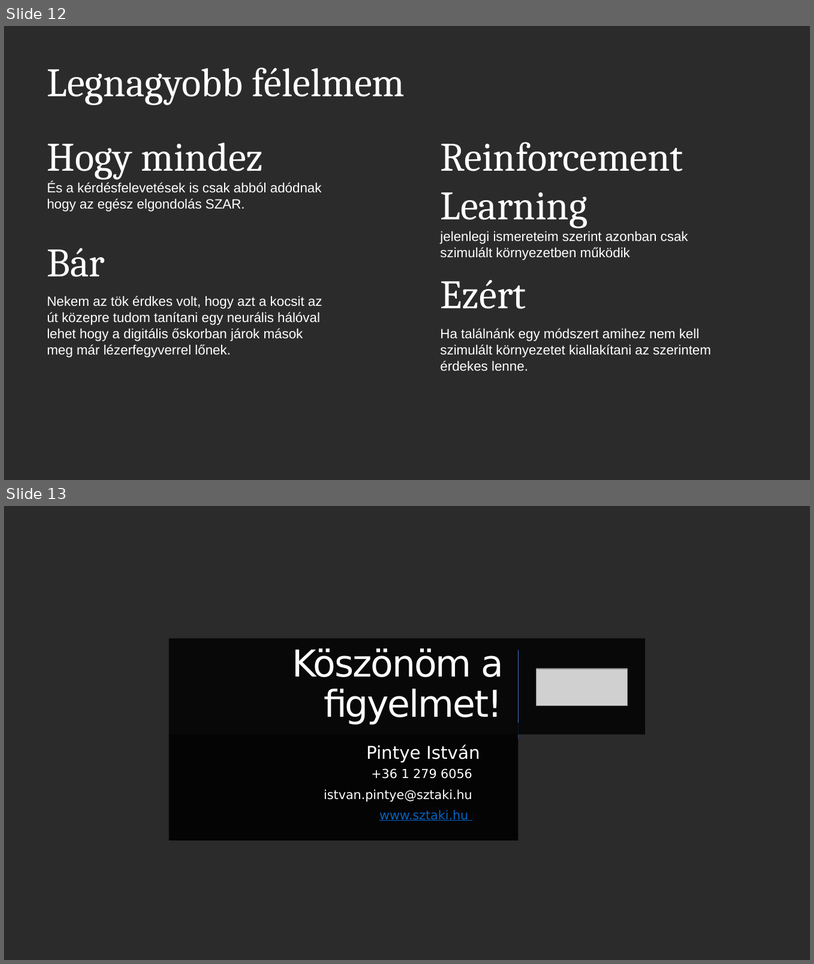
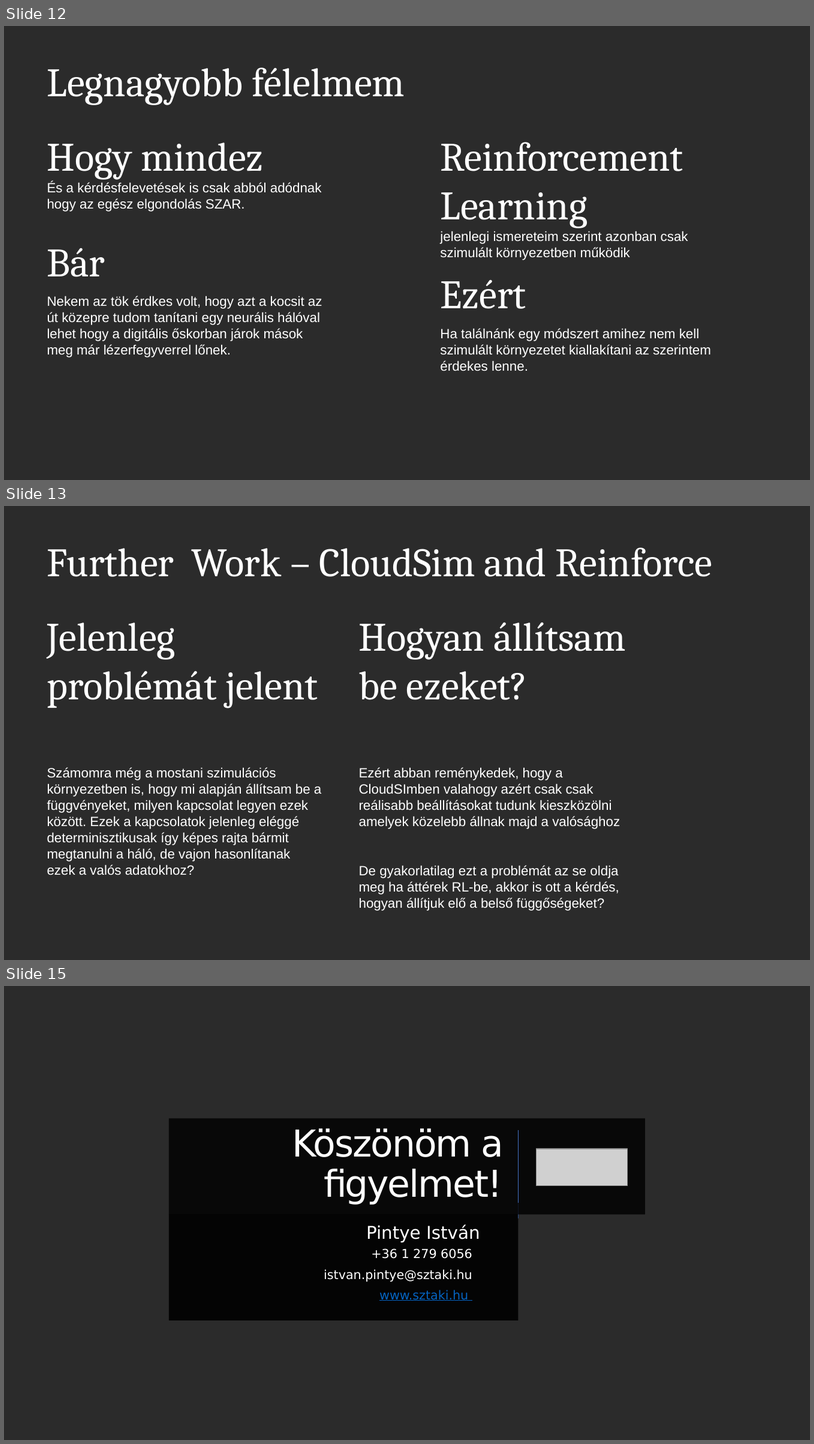
Before and after one commit to JoDeMiro/Micado-Optimizer-Test, a slide deck: ppt/PhD-Tervek-Jozsefnek.pptx. Shown one above the other, each under a label of ours: slides 12 and 13 before the commit, slides 12, 13 and 15 after it; the slides between them are not shown. The pictures are 814x964 and 814x1444 pixels, drawn with LibreOffice and Linux fonts; fonts in the diff are those of the drawing; grey boxes stand for pictures; background and template pictures are left out; a plain dark background stands for a picture behind light text. Boxes give left, top, right and bottom in pixels: in the first picture for what was removed or moved away, otherwise in the second. Text is boxed around its words. In the diff, an @@ line names an element or a change of style, - is before the commit and + after.

```diff
--- a/ppt/PhD-Tervek-Jozsefnek.pptx
+++ b/ppt/PhD-Tervek-Jozsefnek.pptx
@@ slide 13 added at [4, 506, 810, 960], background picture (left out) @@
@@ text added at [47, 547, 713, 577], 48 pt, text #FFFFFF @@
+Further Work – CloudSim and Reinforce
@@ text added at [47, 622, 321, 874], 16 pt, text #FFFFFF @@
+Jelenleg problémát jelent
+Számomra még a mostani szimulációs környezetben is, hogy mi alapján állítsam be a függvényeket, milyen kapcsolat legyen ezek között. Ezek a kapcsolatok jelenleg eléggé determinisztikusak így képes rajta bármit megtanulni a háló, de vajon hasonlítanak
+ezek a valós adatokhoz?
@@ text added at [359, 622, 626, 910], 16 pt, text #FFFFFF @@
+Hogyan állítsam be ezeket?
+Ezért abban reménykedek, hogy a CloudSImben valahogy azért csak csak reálisabb beállításokat tudunk kieszközölni amelyek közelebb állnak majd a valósághoz
+De gyakorlatilag ezt a problémát az se oldja meg ha áttérek RL-be, akkor is ott a kérdés, hogyan állítjuk elő a belső függőségeket?
@@ what was slide 13 is now slide 15 @@
```
Also in this commit, not shown: 1 slide changed, 1 other slide added.
